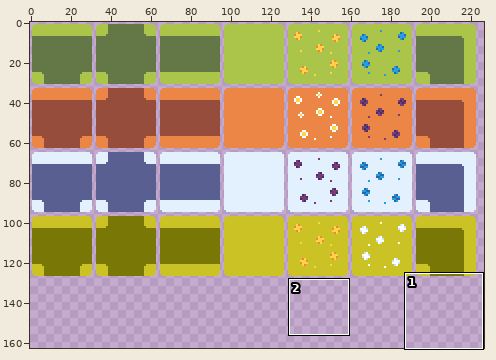
Two states of a sprite sheet, assets/tilesheet_seasons.png. The picture above shows the old version from afar; the outline marks the close-up.
Close-up. Before the edit:
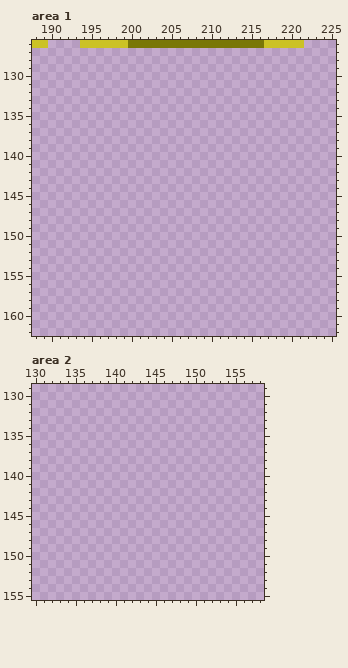
The file is 512x512 pixels. Shown: area 1: x 188..225, y 126..162; area 2: x 130..158, y 129..155. The wide view leaves out empty margins. The commit also changed other parts of the picture, which this record leaves out.
Once edited:
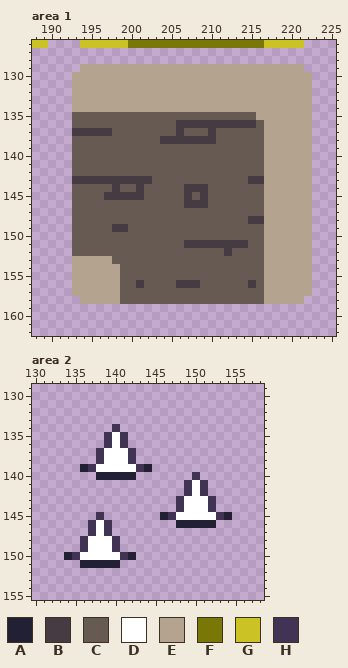
Palette (. is transparent): A #222034  B #473b43  C #665a53  D #ffffff  E #b4a38e  F #797706  G #cbc225  H #403353
The edit:
Area 1:
The author put colour B in row 136 at x 206 to 215; in row 137 at x 193 to 197, 206 and 210; in row 138 at x 204 to 210; in row 143 at x 193 to 202 and 215 to 216; in row 144 at x 198, 201 and 207 to 209; in row 145 at x 197 to 201, 207 and 209.
The author put colour B in row 146 at x 207 to 209; in row 148 at x 215 to 216; in row 149 at x 198 to 199; in row 151 at x 207 to 214; in row 152 at x 212; in row 156 at x 201, 206 to 208 and 215.
The author put colour C in row 135 at x 193 to 215; in row 136 at x 193 to 205 and 216; in row 137 at x 198 to 205, 207 to 209 and 211 to 216; in row 138 at x 193 to 203 and 211 to 216; in rows 139 to 142 at x 193 to 216; in row 143 at x 203 to 214.
The author put colour C in row 144 at x 193 to 197, 199 to 200, 202 to 206 and 210 to 216; in row 145 at x 193 to 196, 202 to 206, 208 and 210 to 216; in row 146 at x 193 to 206 and 210 to 216; in row 147 at x 193 to 216; in row 148 at x 193 to 214; in row 149 at x 193 to 197 and 200 to 216.
The author put colour C in row 150 at x 193 to 216; in row 151 at x 193 to 206 and 215 to 216; in row 152 at x 193 to 211 and 213 to 216; in row 153 at x 198 to 216; in rows 154 to 155 at x 199 to 216; in row 156 at x 199 to 200, 202 to 205, 209 to 214 and 216.
The author put colour C in rows 157 to 158 at x 199 to 216.
The author put colour E in row 129 at x 194 to 221; in rows 130 to 134 at x 193 to 222; in row 135 at x 216 to 222; in rows 136 to 152 at x 217 to 222; in row 153 at x 193 to 197 and 217 to 222; in rows 154 to 157 at x 193 to 198 and 217 to 222.
The author put colour E in row 158 at x 194 to 198 and 217 to 221.
Area 2:
The author put colour A in row 139 at x 136 and 144; in row 140 at x 138 to 142; in row 145 at x 146 and 154; in row 146 at x 148 to 152; in row 150 at x 134 and 142; in row 151 at x 136 to 140.
The author put colour D in rows 135 to 136 at x 140; in rows 137 to 138 at x 139 to 141; in row 139 at x 138 to 142; in rows 141 to 142 at x 150; in rows 143 to 144 at x 149 to 151; in row 145 at x 148 to 152.
The author put colour D in rows 146 to 147 at x 138; in rows 148 to 149 at x 137 to 139; in row 150 at x 136 to 140.
The author put colour H in row 134 at x 140; in rows 135 to 136 at x 139 and 141; in rows 137 to 138 at x 138 and 142; in row 139 at x 137 and 143; in row 140 at x 150; in rows 141 to 142 at x 149 and 151.
The author put colour H in rows 143 to 144 at x 148 and 152; in row 145 at x 138, 147 and 153; in rows 146 to 147 at x 137 and 139; in rows 148 to 149 at x 136 and 140; in row 150 at x 135 and 141.
Where, in picture pixels (left, top, right, bottom), the same in both close-ups:
added: (72, 64, 312, 304)
added: (80, 424, 152, 480)
added: (160, 472, 232, 528)
added: (64, 512, 136, 568)
